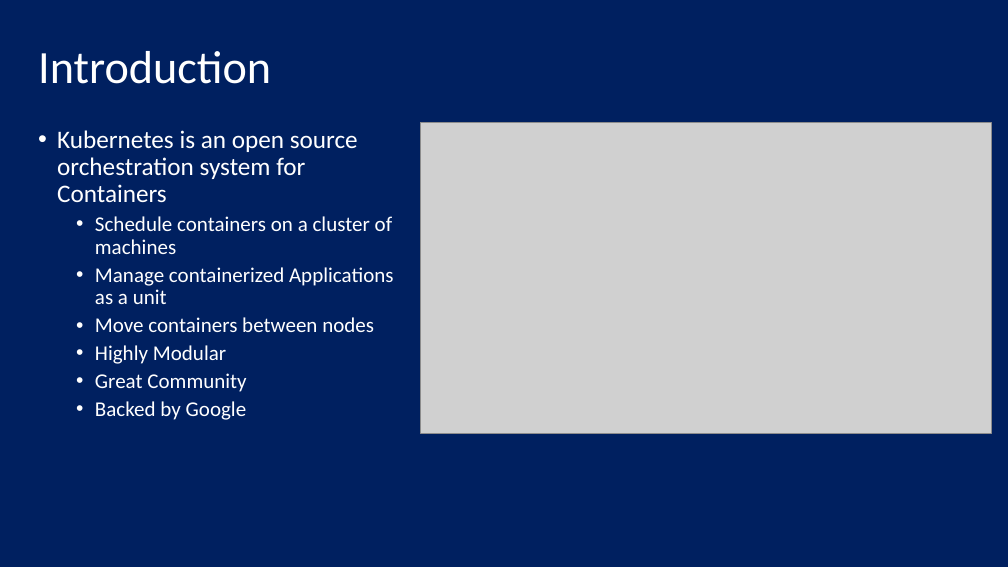
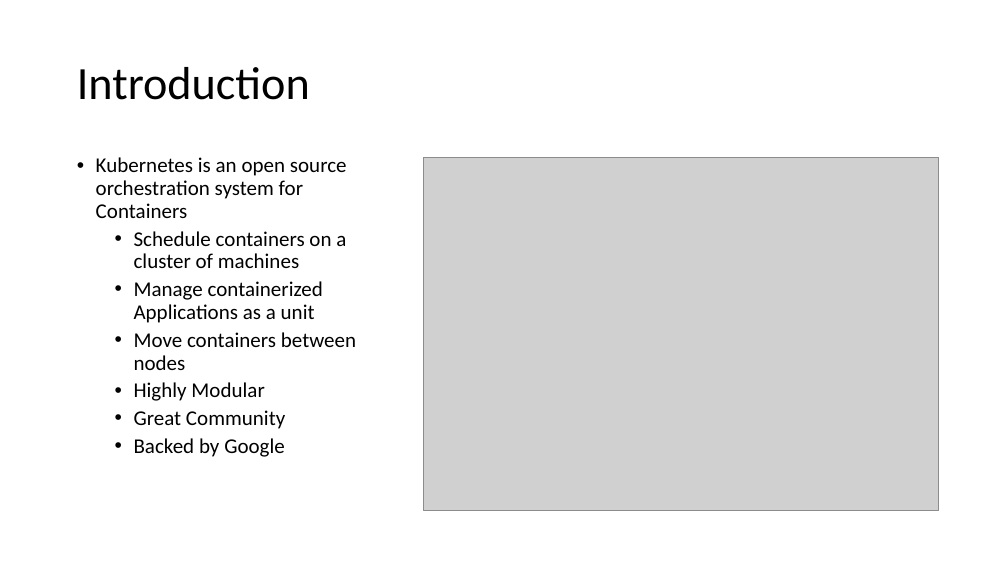
Before and after one commit to sriksmachi/nodejs-docker-k8s-training, a slide deck: slide 3 of ppt/nodejs-docker-k8s.pptx (slide 2 before the commit). Drawn at 1008x567 pixels with LibreOffice and Linux fonts; fonts in the diff are those of the drawing; grey boxes stand for pictures. Boxes give left, top, right and bottom in pixels: in the first picture for what was removed or moved away, otherwise in the second. Text is boxed around its words. In the diff, an @@ line names an element or a change of style, - is before the commit and + after.

```diff
--- a/ppt/nodejs-docker-k8s.pptx
+++ b/ppt/nodejs-docker-k8s.pptx
@@ background #002060 to #FFFFFF @@
@@ title "Introduction": place and size @@
-title "Introduction" at (38, 51, 271, 84)
+title "Introduction" at (77, 67, 310, 100)
@@ title "Introduction" at (77, 67, 310, 100): text colour #FFFFFF to #000000 @@
@@ text "Kubernetes is an open source ...": place and size @@
-text "Kubernetes is an open source ..." at (57, 130, 394, 420)
+text "Kubernetes is an open source ..." at (96, 157, 356, 457)
@@ text "Kubernetes is an open source ..." at (96, 157, 356, 457): size 24 to 20 pt in "Kubernetes is an open source orchestration system ..."; text colour #FFFFFF to #000000 @@
@@ picture: place and size @@
-picture at (420, 123, 991, 434)
+picture at (423, 157, 939, 510)
```
Also in this commit, not shown: 1 other slide changed, 6 slides added, 1 slide removed, 17 other files.
